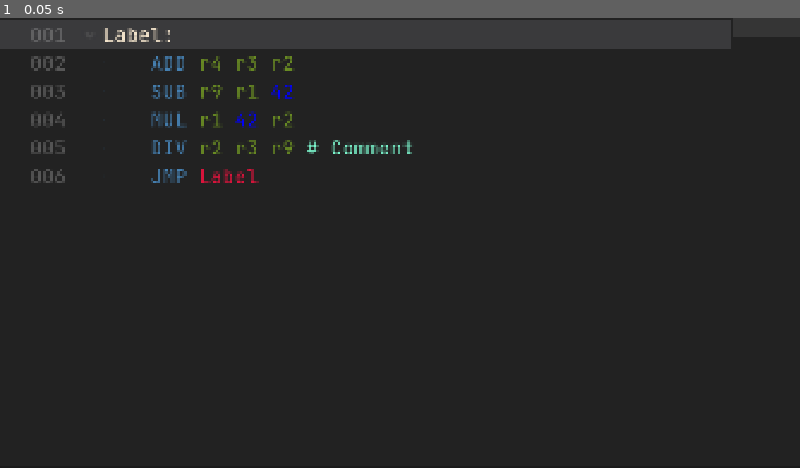
Above: before the commit, frame 1.
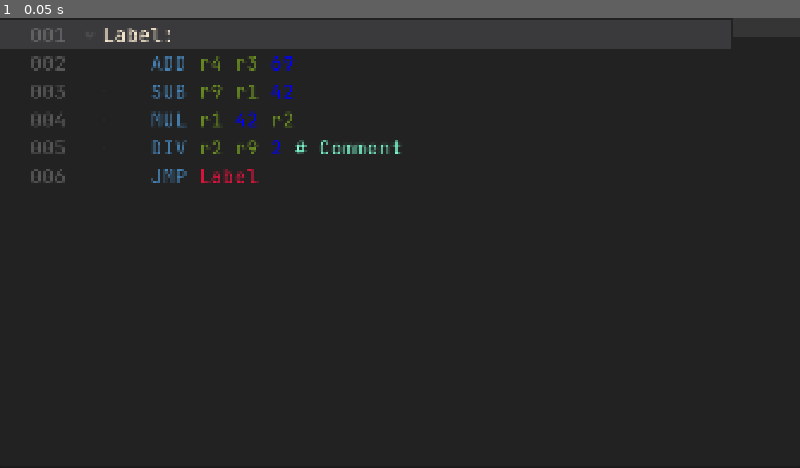
Above: after the commit, the same moment.

Repository: donmegamuffin/ASM
Game: Godot game, scene res://scenes/code_editor.tscn
Two runs of this game, one before a commit and one after it. Both use one fixed random seed, a clock stepped at 60 frames per second and the inputs below.
Inputs:
- Up to frame 1 (0.05 s): no input

The runs differ from the first frame. In frame 1, 0.4% of the frame differs, in the area x 30-52%, y 8-31%.

Commit message:
CPU working, for now

Diff:
--- a/scenes/code_editor.tscn
+++ b/scenes/code_editor.tscn
@@ -4,6 +4,7 @@
 [ext_resource type="Script" uid="uid://ckasmbru56no2" path="res://scripts/code_editor/syntax_highlighter.gd" id="2_i4sis"]
 [ext_resource type="FontFile" uid="uid://b3o5431r5xjjs" path="res://assets/fonts/JetBrainsMono-Regular.ttf" id="2_xqpb2"]
 [ext_resource type="Script" uid="uid://2scbcltm7a5f" path="res://scripts/code_editor/code_edit.gd" id="4_cctyv"]
+[ext_resource type="PackedScene" uid="uid://d12jhn3jw6kdv" path="res://scenes/components/cpu_node.tscn" id="5_ys1v0"]
 
 [sub_resource type="CodeHighlighter" id="CodeHighlighter_cctyv"]
 script = ExtResource("2_i4sis")
@@ -38,10 +39,10 @@
 theme_override_fonts/font = ExtResource("2_xqpb2")
 theme_override_font_sizes/font_size = 48
 text = "Label:
-	ADD r4 r3 r2
+	ADD r4 r3 69
 	SUB r9 r1 42
 	MUL r1 42 r2
-	DIV r2 r3 r9 # Comment
+	DIV r2 r9 2 # Comment
 	JMP Label"
 scroll_smooth = true
 minimap_draw = true
@@ -66,4 +67,8 @@
 auto_brace_completion_highlight_matching = true
 script = ExtResource("4_cctyv")
 
+[node name="cpu_node" parent="." unique_id=130683289 instance=ExtResource("5_ys1v0")]
+unique_name_in_owner = true
+
+[connection signal="breakpoint_toggled" from="CodeEdit" to="." method="_on_code_edit_breakpoint_toggled"]
 [connection signal="text_changed" from="CodeEdit" to="CodeEdit" method="_on_text_changed"]
--- /dev/null
+++ b/scenes/components/cpu_node.tscn
@@ -0,0 +1,6 @@
+[gd_scene format=3 uid="uid://d12jhn3jw6kdv"]
+
+[ext_resource type="Script" uid="uid://cknaglbm5msr8" path="res://scripts/Assembly/cpu_component.gd" id="1_nxyl4"]
+
+[node name="cpu_node" type="Node" unique_id=130683289]
+script = ExtResource("1_nxyl4")
--- a/scripts/Assembly/cpu_component.gd
+++ b/scripts/Assembly/cpu_component.gd
@@ -1,7 +1,7 @@
 extends Node
 
 var program: ASMCompiler.Program = null
-var ip: int = 0			# Instruction pointer
+var ip: int = 0 # Instruction pointer
 var memory: Array = []
 var registers: Array = []
 var running: bool = false
@@ -9,10 +9,16 @@
 func _init(memory_size:int=128, n_registers:int=16) -> void:
 	memory.resize(memory_size)
 	registers.resize(n_registers)
-	return
+	reset_state()
+
+func reset_state():
+	ip = 0
+	memory.fill(0.)
+	registers.fill(0.)
 
 func load_program(tprogram: ASMCompiler.Program):
 	program = tprogram
+	running = true
 
 func tick():
 	if not running or ip >= len(program.instructions):
--- a/scripts/code_editor/main_panel.gd
+++ b/scripts/code_editor/main_panel.gd
@@ -15,3 +15,9 @@
 	print(type_string(typeof(code)))
 	for inst in code.instructions:
 		print(inst)
+	%cpu_node.load_program(code)
+	print(%cpu_node.program.instructions)
+	for i in range(10):
+		%cpu_node.tick()
+		print(%cpu_node.ip)
+		print(%cpu_node.registers[1])
--- a/scripts/globals/Assembly/compiler.gd
+++ b/scripts/globals/Assembly/compiler.gd
@@ -68,7 +68,7 @@
 	# integers in the final instruction like [5, 2, 3, 7] which under the hood
 	# will get converted to ["SUBri", "r2", "r3", 7] for processing because
 	# types are inferred from the instruction.
-	var compiled_instruction_line = []
+	var compiled_instruction_line: Array[int] = []
 	for idx in range(len(line)):
 		match optypes[idx]:
 			ASMInstructions.EOperandType.INSTRUCTION:
